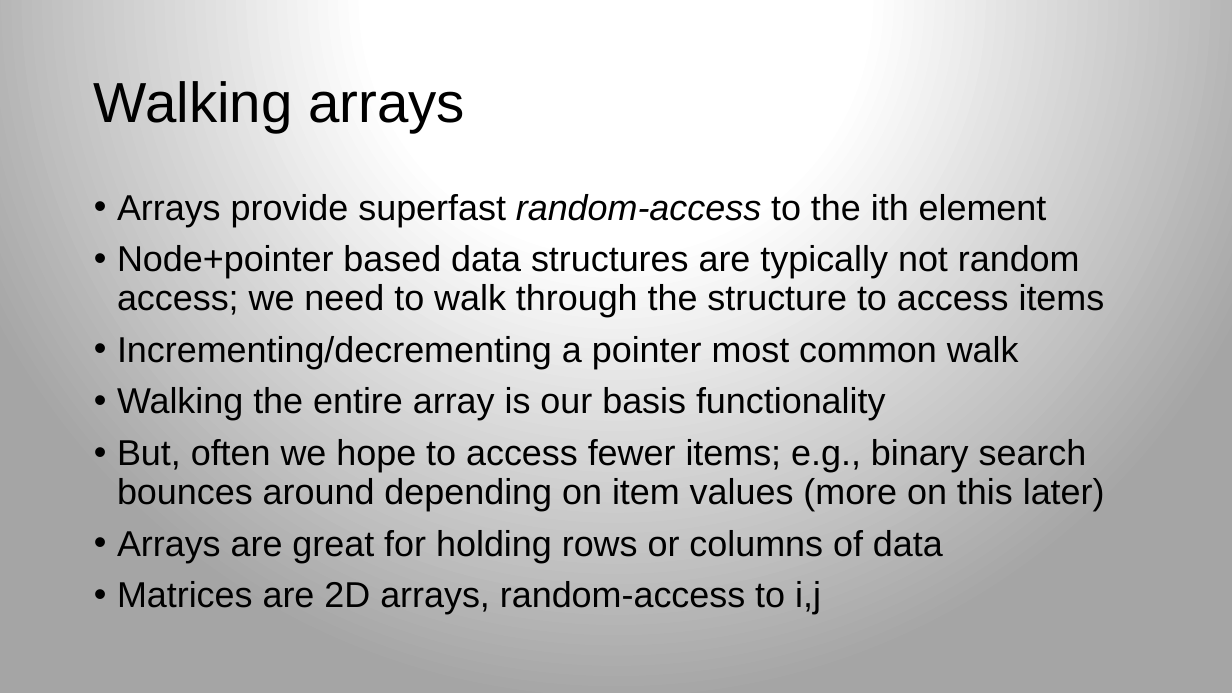
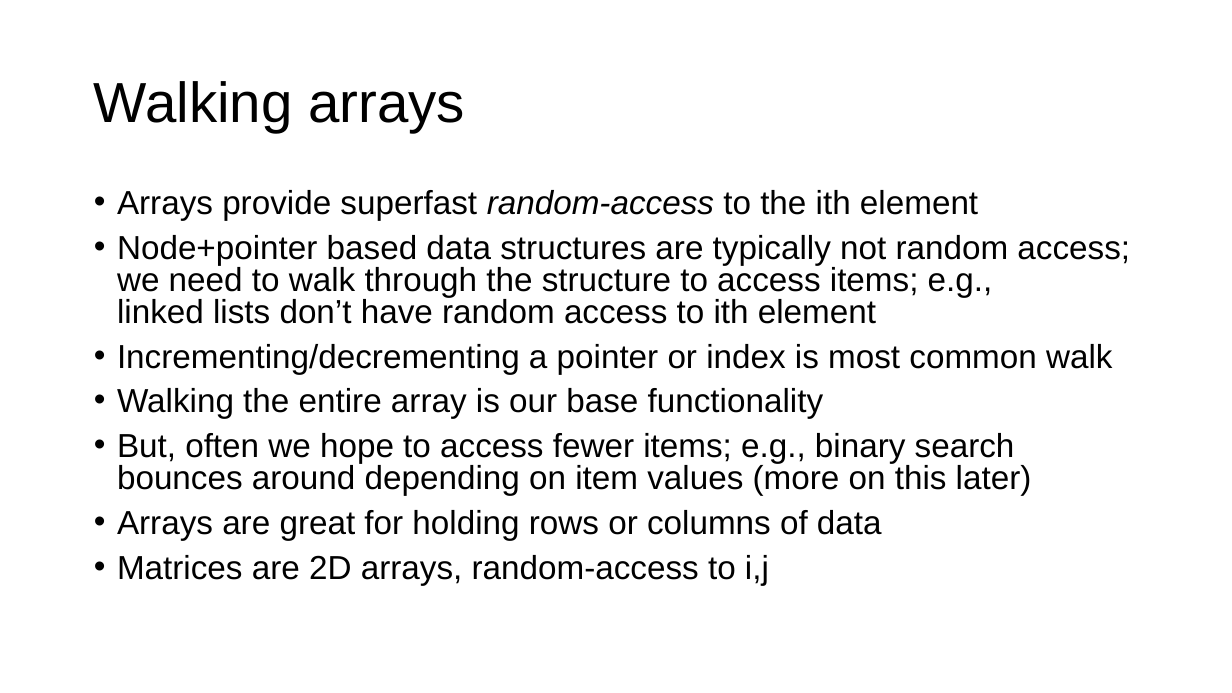
Before and after one commit to parrt/msds689, a slide deck: slide 3 of notes/walking-structures.pptx. Drawn at 1232x693 pixels with LibreOffice and Linux fonts; fonts in the diff are those of the drawing; background and template pictures are left out. Boxes give left, top, right and bottom in pixels: in the first picture for what was removed or moved away, otherwise in the second. Text is boxed around its words. In the diff, an @@ line names an element or a change of style, - is before the commit and + after.

```diff
--- a/notes/walking-structures.pptx
+++ b/notes/walking-structures.pptx
@@ background gradient #FFFFFF to #A5A5A5 to #FFFFFF @@
@@ text at bbox=[117, 190, 1032, 585]: size 28 to 25.9 pt in "Arrays provide superfast random-access to the ith ...", "But, often we hope to access fewer ...", "Arrays are great for holding rows or ...", "Matrices are 2D arrays, random-access to i,j"; line spacing 0.9 to 0.8 @@
@@ text at bbox=[117, 235, 1130, 419]: text changed; size 28 to 25.9 pt @@
-• Node+pointer based data structures are typically not random access; we need to walk through the structure to access items
-• Incrementing/decrementing a pointer most common walk
-• Walking the entire array is our basis functionality
+• Node+pointer based data structures are typically not random access; we need to walk through the structure to access items; e.g.,
+  linked lists don’t have random access to ith element
+• Incrementing/decrementing a pointer or index is most common walk
+• Walking the entire array is our base functionality
```
Also in this commit, not shown: 12 other slides changed, 2 slides added, 2 other files.
